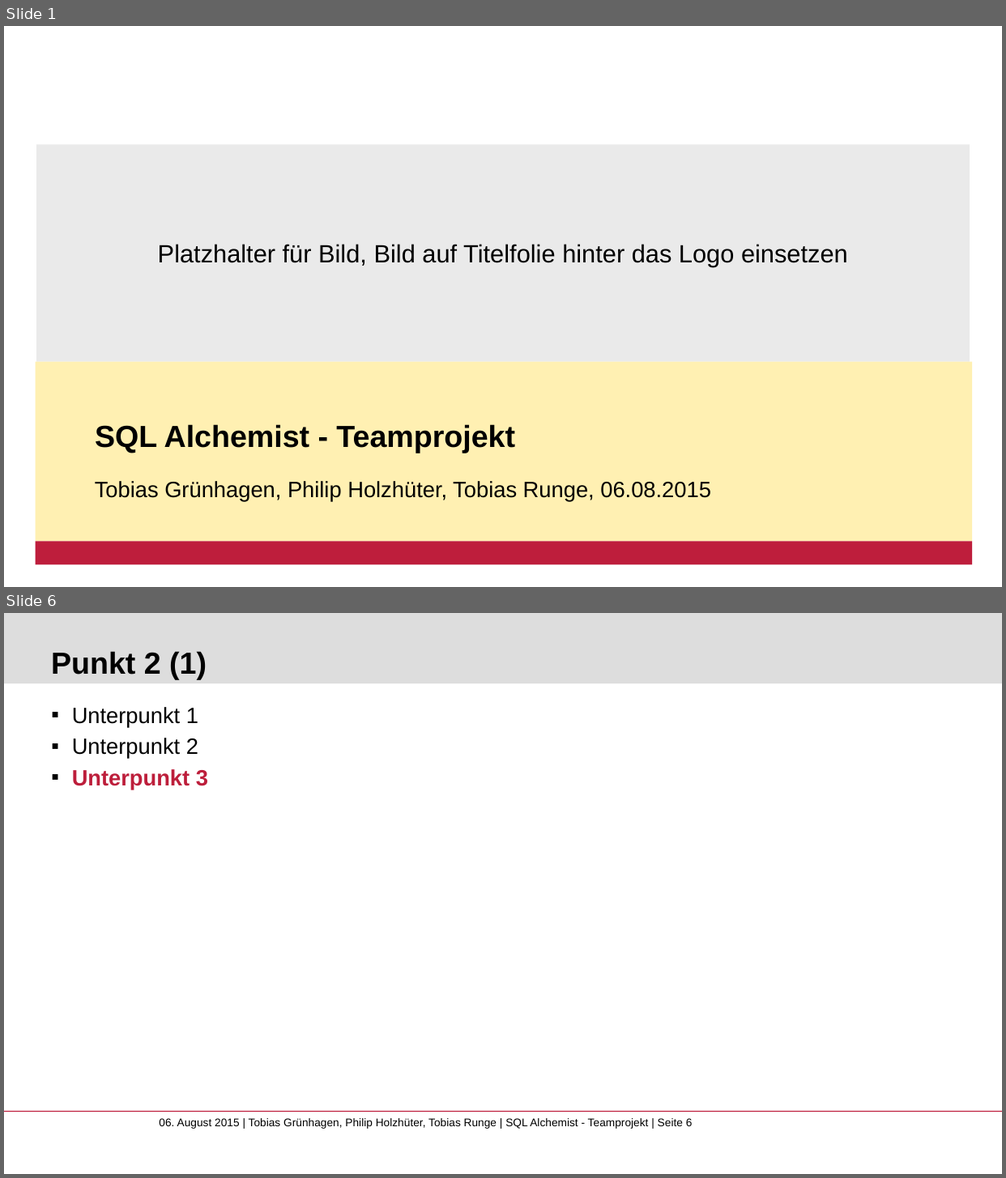
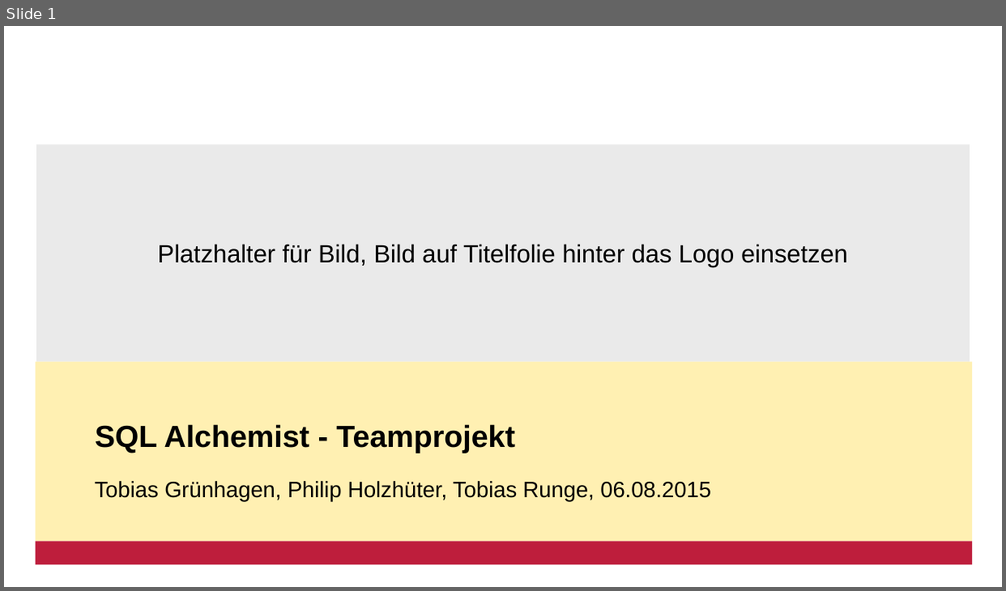
Before and after one commit to ifis-tu-bs/SQL-Alchemist-Teamprojekt, a slide deck: docs/Präsentation_SQL Alchemist Teamprojekt_Tobias Grünhagen_Philip Holzhüter_Tobias Runge.pptx. Shown one above the other, each under a label of ours: slides 1 and 6 before the commit, slide 1 after it; the slides between them are not shown. The pictures are 1006x1178 and 1006x591 pixels, drawn with LibreOffice and Linux fonts; fonts in the diff are those of the drawing; background and template pictures are left out. Boxes give left, top, right and bottom in pixels: in the first picture for what was removed or moved away, otherwise in the second. Text is boxed around its words. In the diff, an @@ line names an element or a change of style, - is before the commit and + after.

```diff
--- a/docs/Präsentation_SQL Alchemist Teamprojekt_Tobias Grünhagen_Philip Holzhüter_Tobias Runge.pptx
+++ b/docs/Präsentation_SQL Alchemist Teamprojekt_Tobias Grünhagen_Philip Holzhüter_Tobias Runge.pptx
@@ slide 6 removed at <box>4,613,1002,1174</box>, background #FFFFFF @@
@@ rectangle removed at <box>4,613,1002,683</box> @@
@@ title removed at <box>51,651,206,679</box> @@
-Punkt 2 (1)
@@ text removed at <box>72,707,208,790</box> @@
-  ▪ Unterpunkt 1
-  ▪ Unterpunkt 2
-  ▪ Unterpunkt 3
@@ line removed from (4, 1112) to (1002, 1112) @@
@@ text removed at <box>159,1118,692,1129</box> @@
-06. August 2015 | Tobias Grünhagen, Philip Holzhüter, Tobias Runge | SQL Alchemist - Teamprojekt | Seite 6
```
Also in this commit, not shown: 3 slides changed, 19 slides added, 4 other slides removed, 5 other files.
